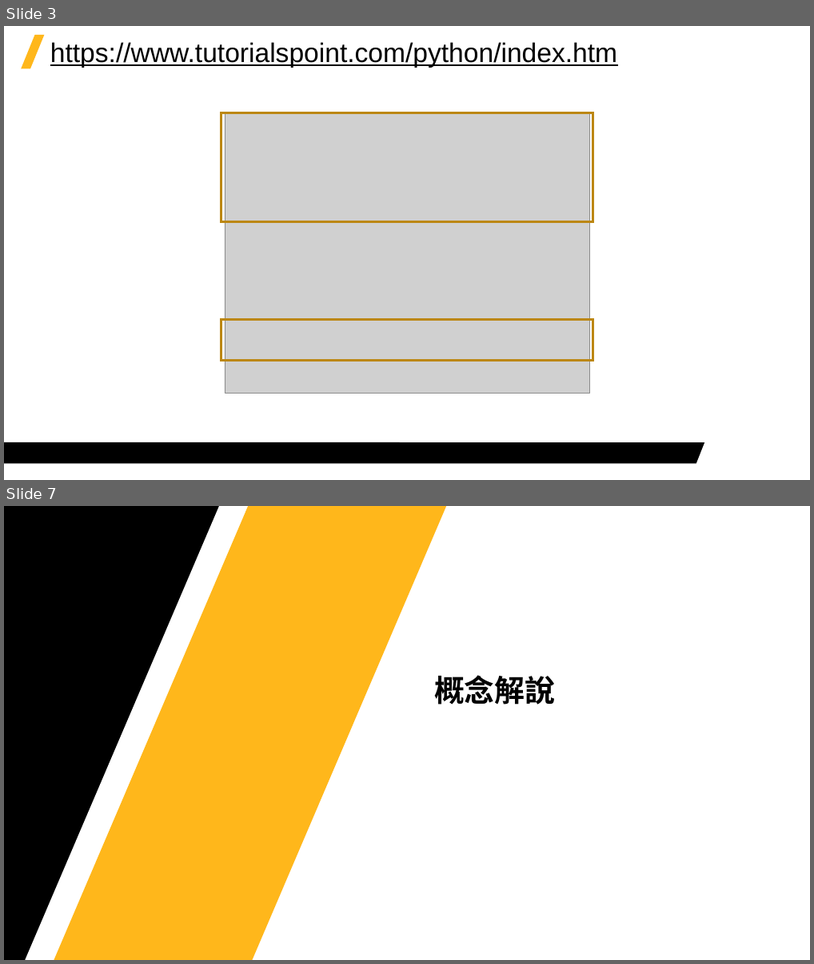
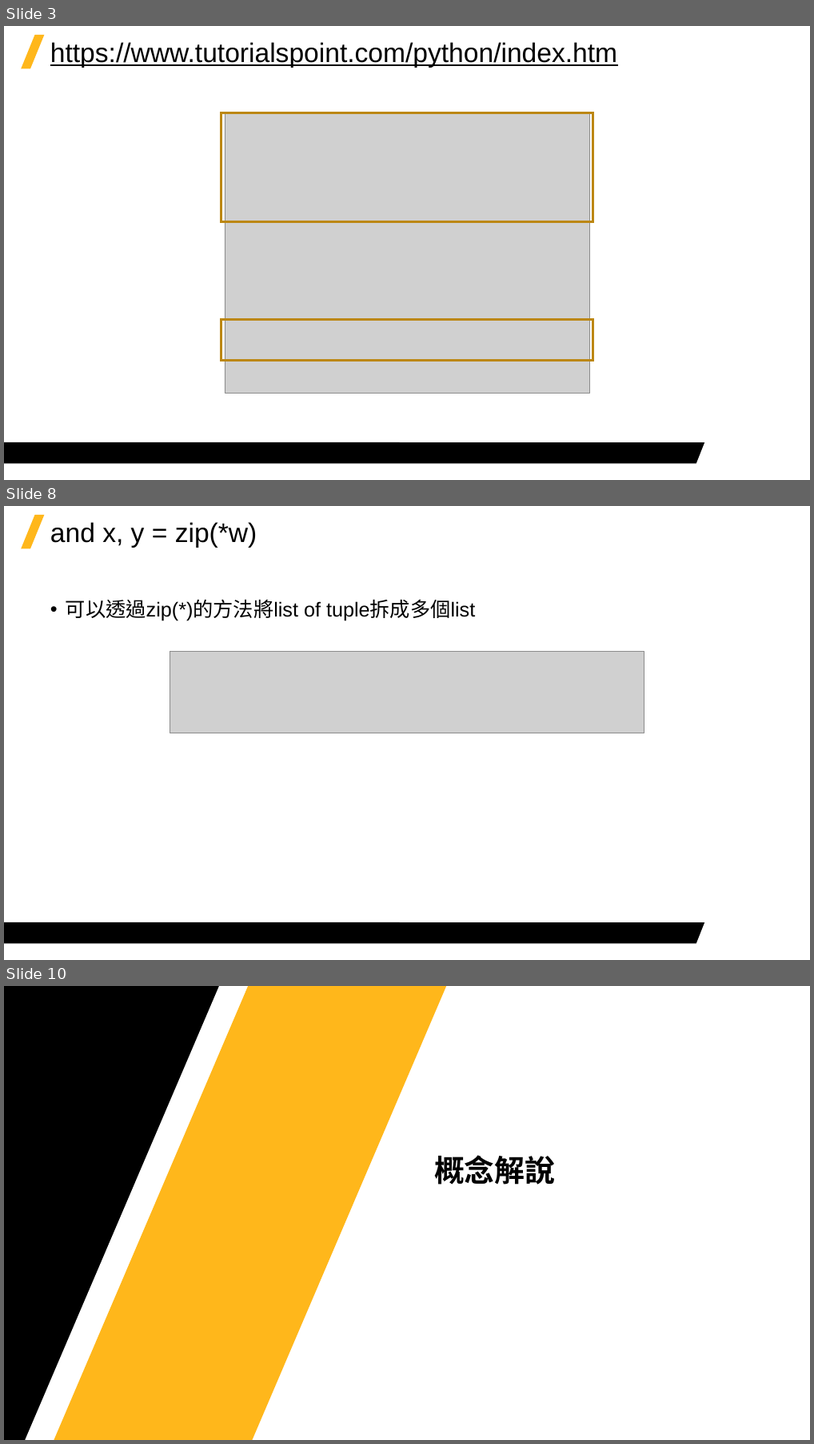
Before and after one commit to Jerrick-cheng/AEDT-Automation-Camp, a slide deck: 上課教材/Week3.pptx. Shown one above the other, each under a label of ours: slides 3 and 7 before the commit, slides 3, 8 and 10 after it; the slides between them are not shown. The pictures are 814x964 and 814x1444 pixels, drawn with LibreOffice and Linux fonts; fonts in the diff are those of the drawing; grey boxes stand for pictures; background and template pictures are left out. Boxes give left, top, right and bottom in pixels: in the first picture for what was removed or moved away, otherwise in the second. Text is boxed around its words. In the diff, an @@ line names an element or a change of style, - is before the commit and + after.

```diff
--- a/上課教材/Week3.pptx
+++ b/上課教材/Week3.pptx
@@ slide 8 added at bbox=[4, 506, 810, 960], background #FFFFFF; not listed: 2 template elements that a slide beside it also shows @@
@@ title added at bbox=[50, 522, 258, 548], 32 pt, text #000000 @@
+and x, y = zip(*w)
@@ text added at bbox=[66, 599, 475, 621], 24 pt, text #000000 @@
+• 可以透過zip(*)的方法將list of tuple拆成多個list
@@ picture added at bbox=[170, 651, 645, 733] @@
@@ what was slide 7 is now slide 10 @@
```
Also in this commit, not shown: 8 slides changed, 2 other slides added, 3 slides removed, 2 other files.
